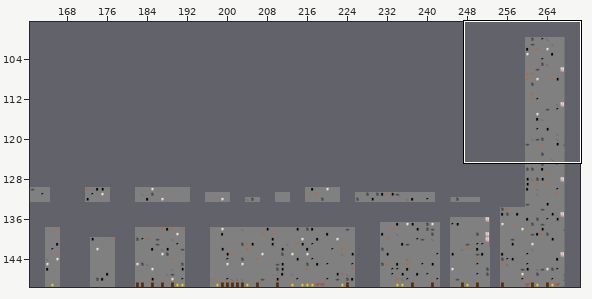
Level history. Tiled map: docs/Nivel3.tmx. The picture above shows the old version from afar; the outline marks the close-up.
Close-up. First the earlier version:
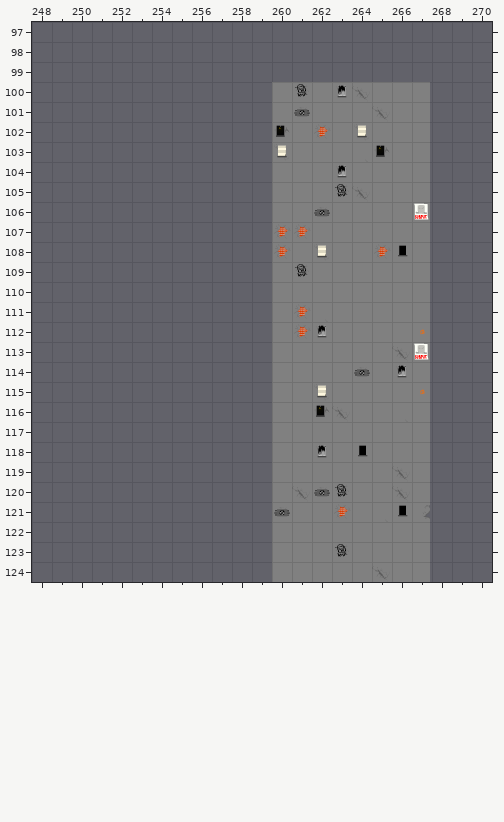
Cells are 64x64 px. Shown: x 248..270, y 97..124. The commit also changed other parts of the map, which this record leaves out.
The result:
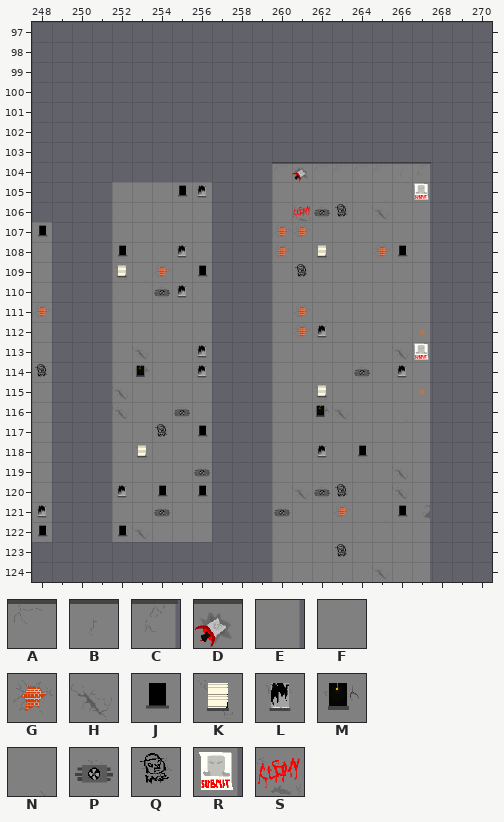
Key: from "tileset3": A 8, B 9, C 10, D 18, E 20, F 29, G 32, H 33, J 34, K 40, L 41, M 42, N 48, P 49, Q 50, R 52, S 56.
_ is an empty cell, . an unchanged one.
Edits made:
--- layer "layer"
@@ x 248..267 @@
-100 ............FQFLHFFE
-101 ............FPFFFHFE
-102 ............MFGFKFFE
-103 ............KFFFNMFE
-104 ............FFFLFFFE
-105 ...._____......QH..E
-106 ...._____....F.F.F.R
-107 _..._____...........
-108 _..._____...........
-109 _..._____...........
-110 _..._____...........
-111 _..._____...........
-112 _..._____...........
-113 _..._____...........
-114 _..._____...........
-115 _..._____...........
-116 _..._____...........
-117 _..._____...........
-118 _..._____...........
-119 _..._____...........
-120 _..._____...........
-121 _..._____...........
-122 _..._____...........
+100 ............________
+101 ............________
+102 ............________
+103 ............________
+104 ............ADAAAABC
+105 ....FFFJL......NF..R
+106 ....FFFFF....S.Q.H.E
+107 J...FFFFF...........
+108 F...JFFLF...........
+109 F...KNGFJ...........
+110 F...FFPLF...........
+111 G...FFFFF...........
+112 F...FFFFF...........
+113 F...FHFFL...........
+114 Q...FMFFL...........
+115 F...HFFFF...........
+116 F...HFFPF...........
+117 F...FFQFJ...........
+118 F...FKFFF...........
+119 F...FFFFP...........
+120 F...LFJFJ...........
+121 L...FFPFF...........
+122 J...JHFFF...........
